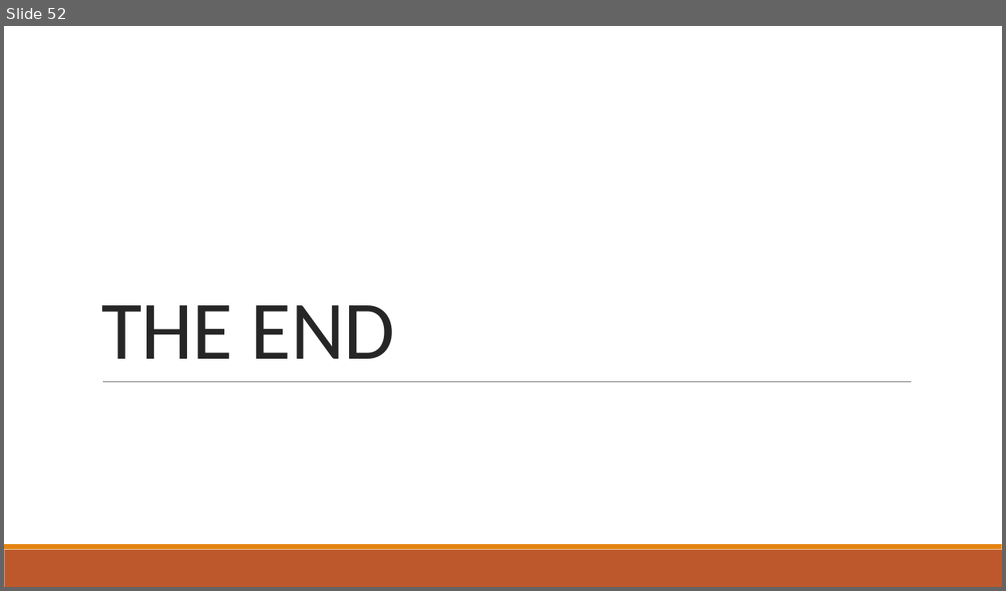
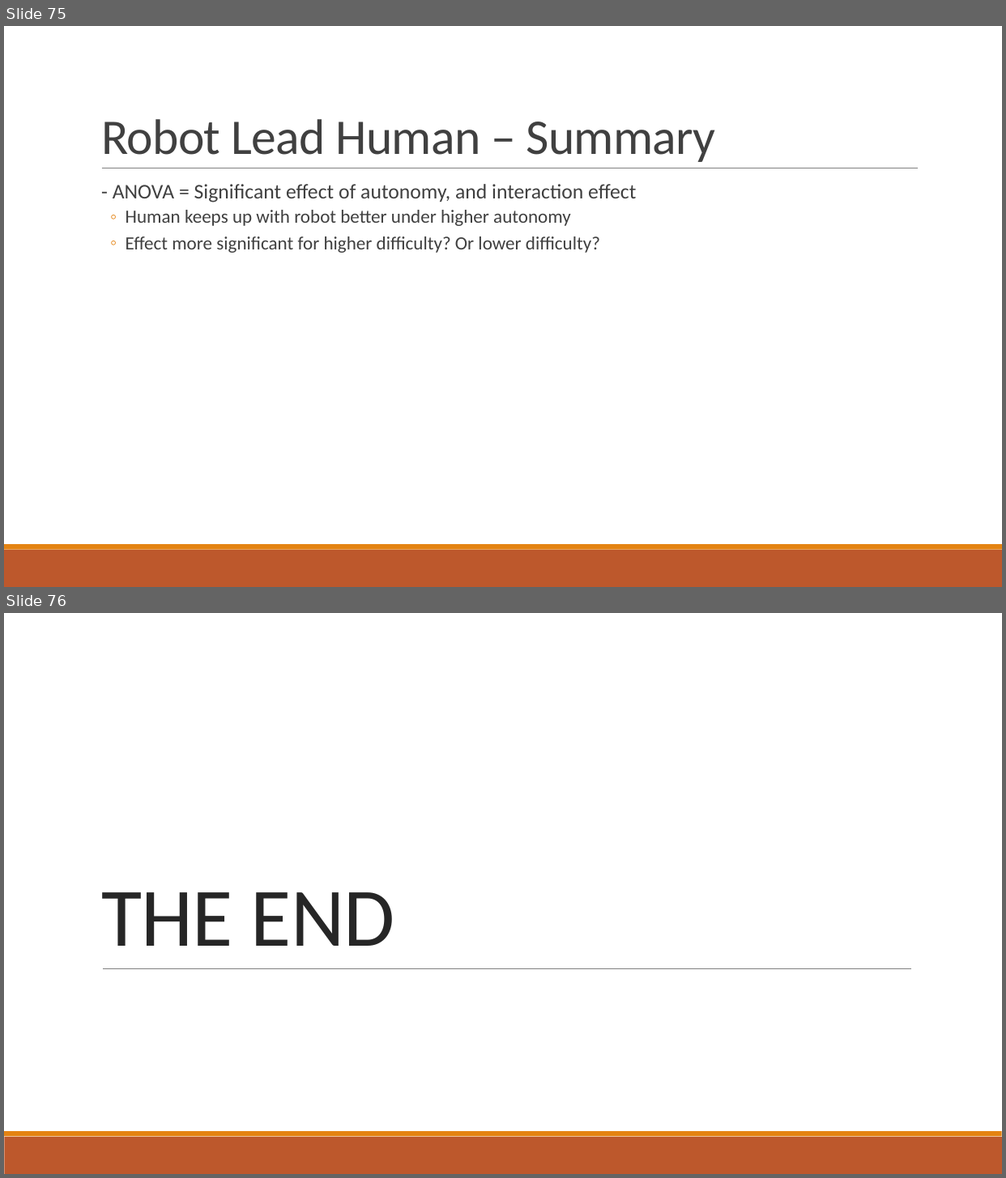
Before and after one commit to mpan31415/AutonomyFitts, a slide deck: R_analysis/results_interpretation_short.pptx. Shown one above the other, each under a label of ours: slide 52 before the commit, slides 75 and 76 after it. The pictures are 1006x591 and 1006x1178 pixels, drawn with LibreOffice and Linux fonts; fonts in the diff are those of the drawing. Boxes give left, top, right and bottom in pixels: in the first picture for what was removed or moved away, otherwise in the second. Text is boxed around its words. In the diff, an @@ line names an element or a change of style, - is before the commit and + after.

```diff
--- a/R_analysis/results_interpretation_short.pptx
+++ b/R_analysis/results_interpretation_short.pptx
@@ slide 75 added at bbox=[4, 26, 1002, 587], background #FFFFFF; not listed: 2 template elements that a slide beside it also shows @@
@@ title added at bbox=[101, 119, 715, 162], 48 pt, text #404040 @@
+Robot Lead Human – Summary
@@ line added from (102, 169) to (918, 169), #808080 0.5 pt @@
@@ text added at bbox=[113, 184, 636, 253], 18 pt, text #404040 @@
+  - ANOVA = Significant effect of autonomy, and interaction effect
+  ◦ Human keeps up with robot better under higher autonomy
+  ◦ Effect more significant for higher difficulty? Or lower difficulty?
@@ what was slide 52 is now slide 76 @@
```
Also in this commit, not shown: 23 other slides added, 2 other files.
